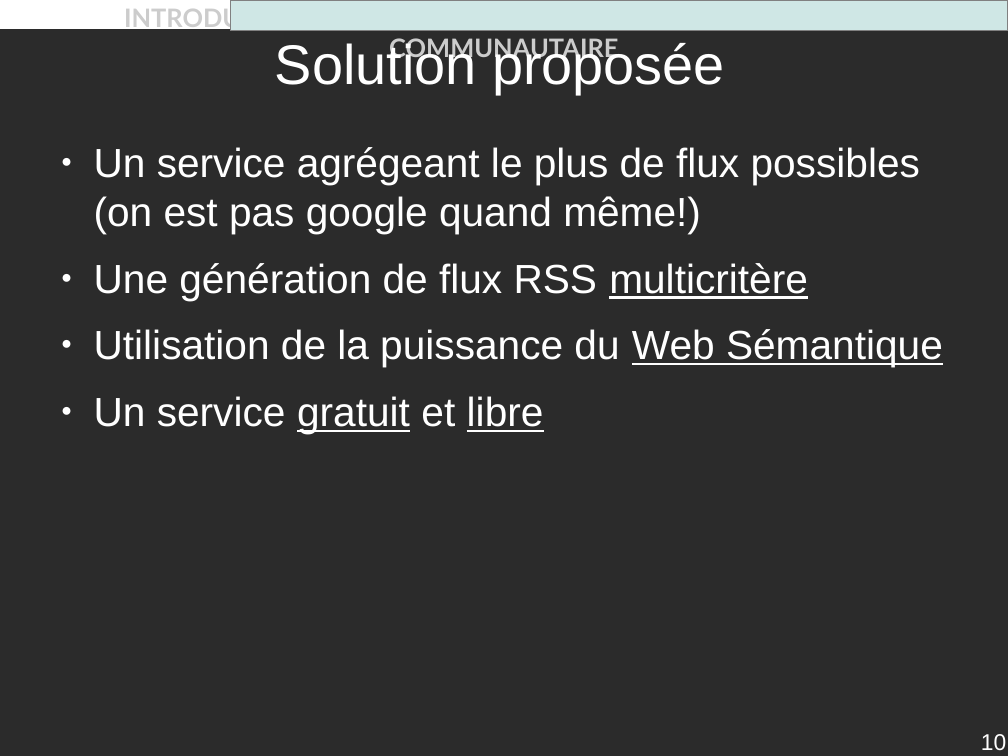
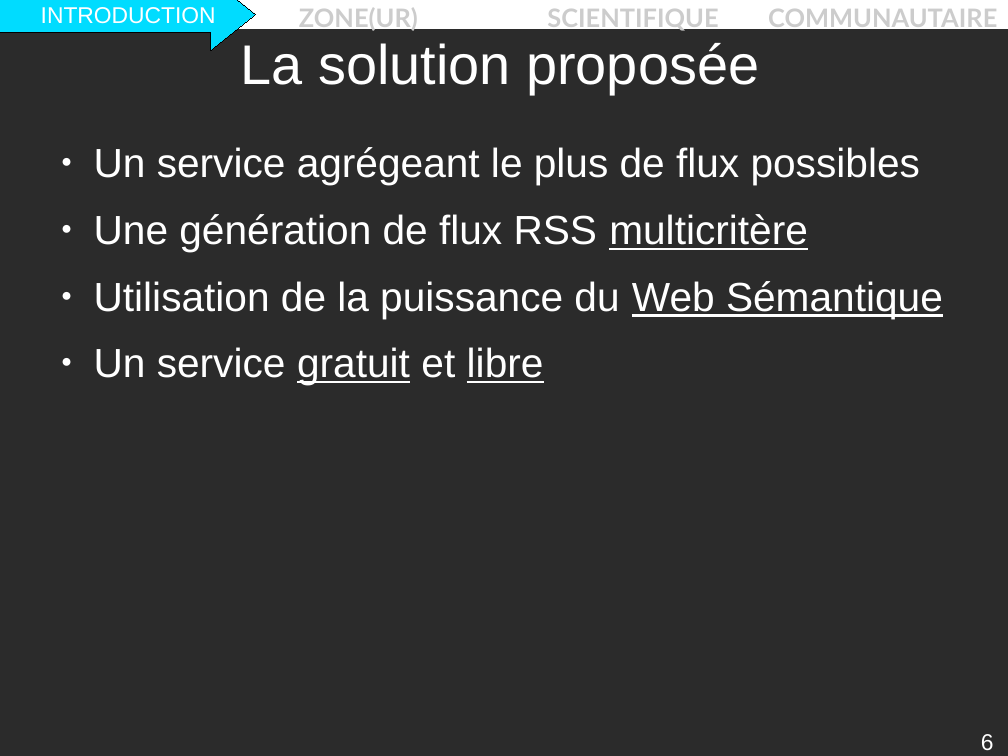
Before and after one commit to descl/ZONE, a slide deck: slide 6 of Rapport/presentation.odp (slide 10 before the commit). Drawn at 1008x756 pixels with LibreOffice and Linux fonts; fonts in the diff are those of the drawing; background and template pictures are left out; a plain dark background stands for a picture behind light text. Boxes give left, top, right and bottom in pixels: in the first picture for what was removed or moved away, otherwise in the second. Text is boxed around its words. In the diff, an @@ line names an element or a change of style, - is before the commit and + after.

```diff
--- a/Rapport/presentation.odp
+++ b/Rapport/presentation.odp
@@ text "INTRODUCTION ZONE(UR) SCIENTIFIQUE COMMUNAUTAIRE" rewrapped from <box>124,5,796,63</box> to <box>9,7,997,32</box> @@
@@ right arrow added at <box>0,0,256,50</box>, fill #00DCFF, outline #000000 0 pt, 18 pt, text #FFFFFF @@
+INTRODUCTION
@@ rectangle removed at <box>231,0,1008,30</box> @@
@@ title at <box>241,43,759,94</box>: text changed @@
-Solution proposée
+La solution proposée
@@ text at <box>94,147,920,185</box>: text changed @@
-● Un service agrégeant le plus de flux possibles (on est pas google quand même!)
+● Un service agrégeant le plus de flux possibles
@@ page number at <box>981,734,994,751</box>: text changed @@
-10
+6
```
Also in this commit, not shown: 27 other slides changed, 8 slides added, 20 slides removed.
